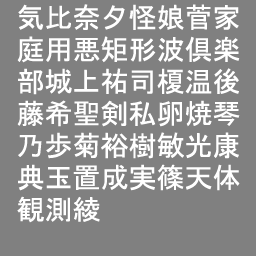
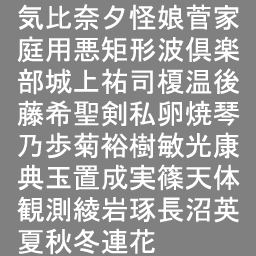
Two versions of the same layered image (256x256). Layer-by-layer changes:
painted on "気比奈夕怪娘菅家 庭用悪矩形波倶楽 部城上祐司榎温後 藤希聖" over [18, 196, 239, 255]
